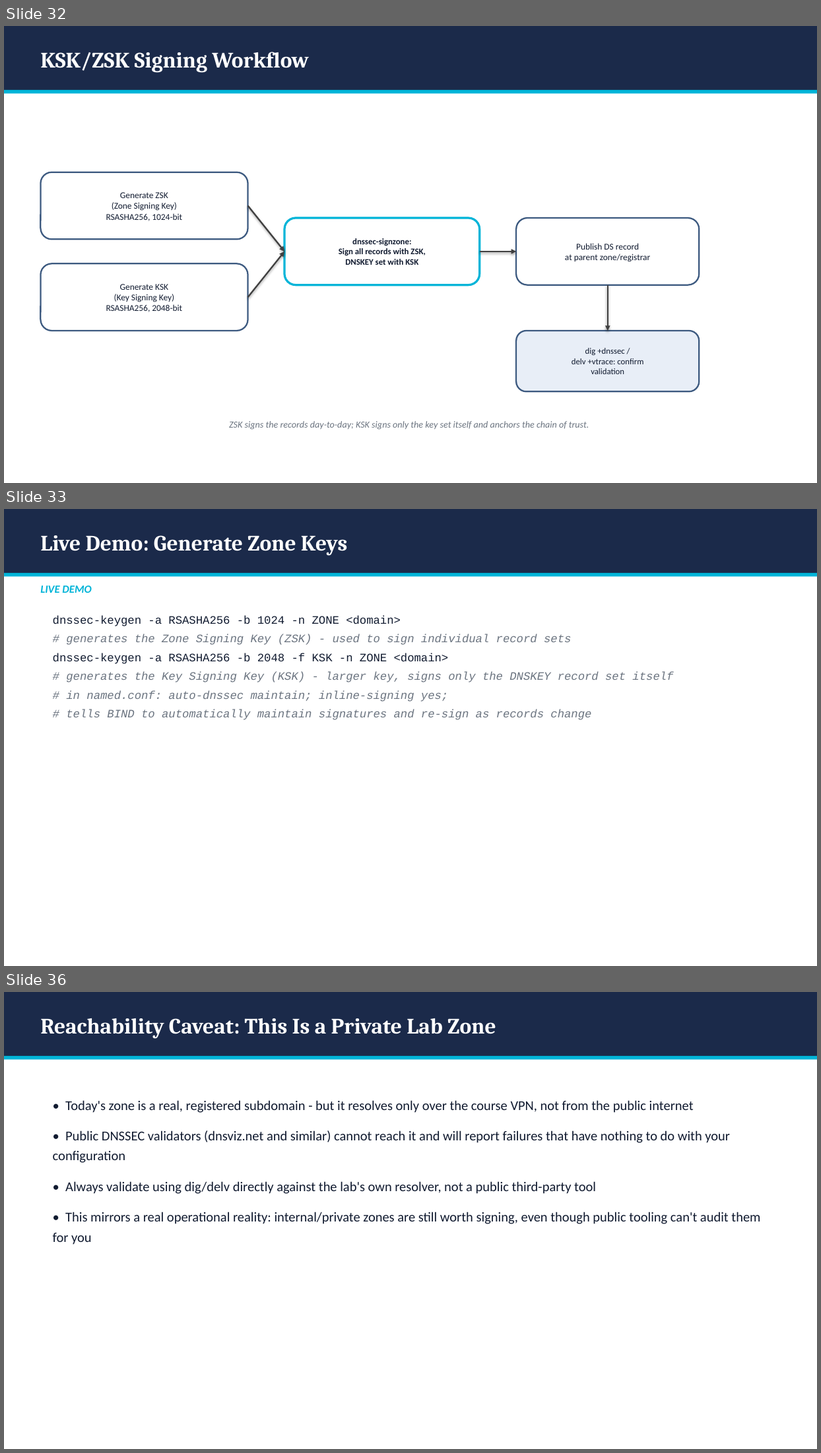
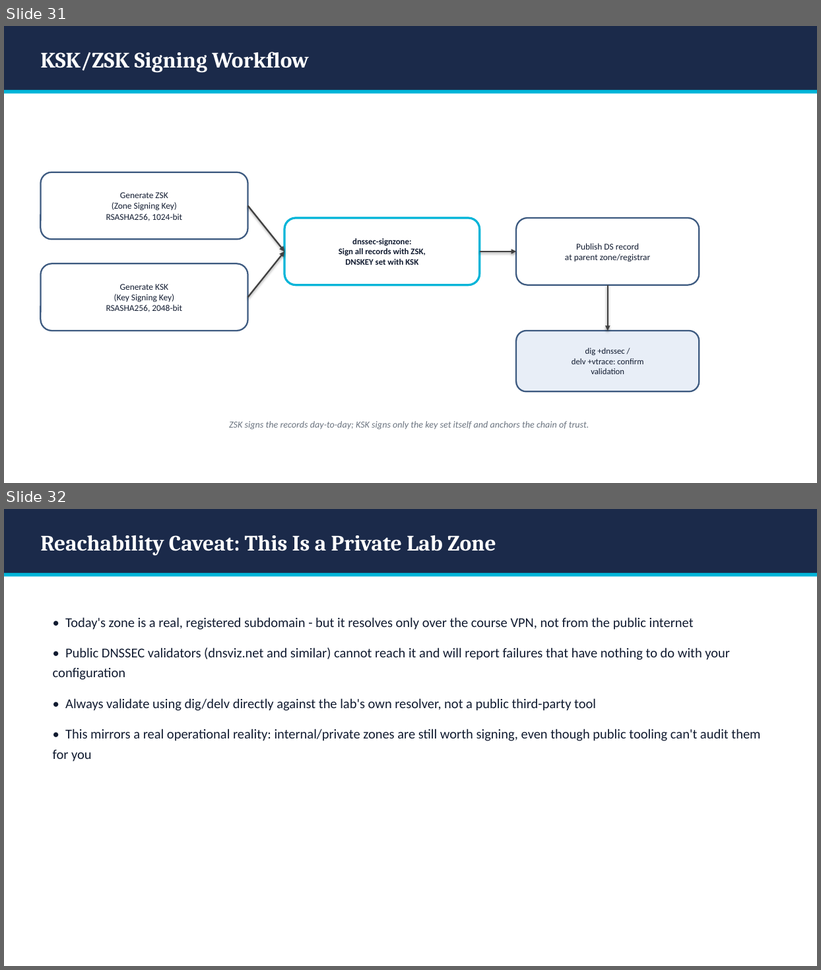
Before and after one commit to BYU-CYBER-444/byu-cyber-444.github.io, a slide deck: lectures/CYBER444_Week04_Windows_Hardening_and_email_security.pptx. Shown one above the other, each under a label of ours: slides 32, 33 and 36 before the commit, slides 31 and 32 after it; the slides between them are not shown. The pictures are 821x1453 and 821x970 pixels, drawn with LibreOffice and Linux fonts; fonts in the diff are those of the drawing. Boxes give left, top, right and bottom in pixels: in the first picture for what was removed or moved away, otherwise in the second. Text is boxed around its words. In the diff, an @@ line names an element or a change of style, - is before the commit and + after.

```diff
--- a/lectures/CYBER444_Week04_Windows_Hardening_and_email_security.pptx
+++ b/lectures/CYBER444_Week04_Windows_Hardening_and_email_security.pptx
@@ slide 33 removed at box(4, 509, 817, 966), background #FFFFFF @@
@@ rectangle removed at box(4, 509, 817, 573) @@
@@ text removed at box(40, 535, 347, 556) @@
-Live Demo: Generate Zone Keys
@@ rectangle removed at box(4, 573, 817, 577) @@
@@ text removed at box(40, 586, 91, 593) @@
-LIVE DEMO
@@ text removed at box(53, 616, 673, 720) @@
-dnssec-keygen -a RSASHA256 -b 1024 -n ZONE <domain>
-# generates the Zone Signing Key (ZSK) - used to sign individual record sets
-dnssec-keygen -a RSASHA256 -b 2048 -f KSK -n ZONE <domain>
-# generates the Key Signing Key (KSK) - larger key, signs only the DNSKEY record set itself
-# in named.conf: auto-dnssec maintain; inline-signing yes;
-# tells BIND to automatically maintain signatures and re-sign as records change
@@ what was slide 32 is now slide 31 @@
@@ what was slide 36 is now slide 32 @@
```
Also in this commit, not shown: 3 slides changed, 8 other slides removed.
